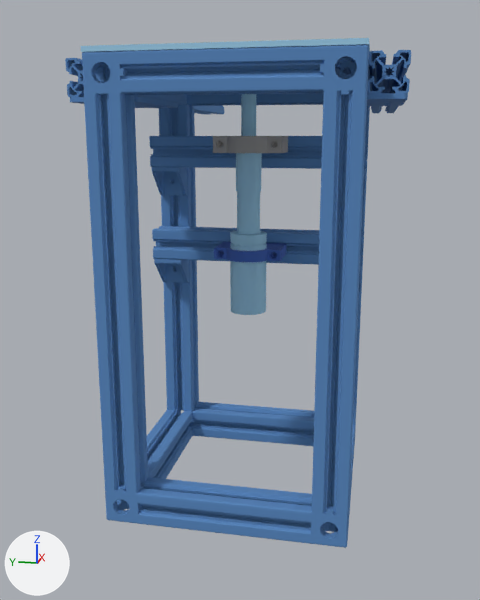
The COLLADA model ram_support/meshes/tools/visual/us_cutter_enclosure.dae as it was, and as the next commit left it.
One viewpoint serves both versions: a 50 mm camera at (-0.894, -0.17, -0.098) aimed at (0.182, 0.045, -0.367). The axes (+X, +Y, +Z) are drawn at lower left. The lights are the same throughout. Where no turn or scale is listed for an object, it has been applied to the vertices.
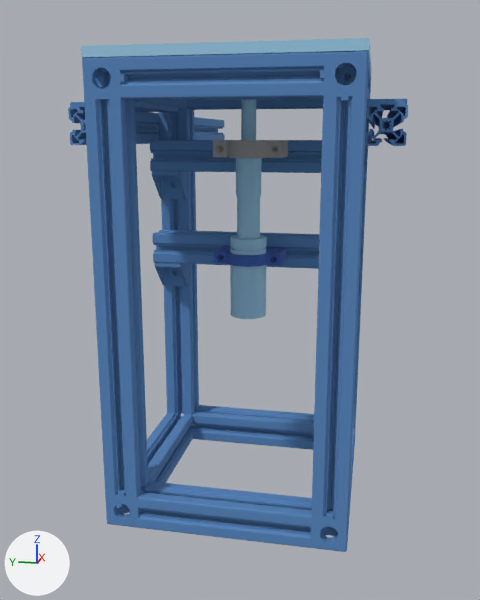
Commit message: updated us_cutter enclosure model

Location of each change, [x1, y1, x2, y2] in pixels of the pictures (480 x 600 px; the box of a moved part takes in the faces that stretch with it):
'ST-EXT-001-0225.002', moved
    before: [119, 46, 325, 96]
    after: [119, 52, 324, 101]
'ST-EXT-001-0225.007', moved
    before: [137, 477, 312, 544]
    after: [137, 481, 312, 548]
'knife', moved
    before: [230, 94, 267, 315]
    after: [230, 100, 267, 319]
'ST-EXT-001-0225.001', moved
    before: [192, 402, 314, 446]
    after: [192, 405, 314, 450]
'ST-EXT-001-0315.001', moved
    before: [149, 136, 368, 169]
    after: [150, 140, 368, 173]
'ST-EXT-001-0315', moved
    before: [152, 226, 364, 266]
    after: [152, 230, 364, 270]
'ST-EXT-001-0675.001', moved
    before: [368, 50, 411, 113]
    after: [365, 104, 408, 146]
'ST-EXT-001-0675', moved
    before: [65, 58, 224, 114]
    after: [68, 107, 225, 145]
'ST-EXT-001-0225.004', moved
    before: [141, 409, 193, 488]
    after: [141, 413, 193, 493]
'ST-GP-004-0001.001', moved
    before: [320, 45, 369, 95]
    after: [320, 51, 369, 101]
'ST-GP-004-0001.003', moved
    before: [82, 51, 127, 94]
    after: [82, 57, 128, 100]
'ST-EXT-001-0225.006', moved
    before: [187, 93, 323, 106]
    after: [187, 99, 323, 110]
'horn_mount_top', moved
    before: [213, 136, 283, 153]
    after: [213, 140, 283, 158]
'ST-GP-004-0001.004', moved
    before: [310, 501, 350, 548]
    after: [310, 503, 350, 552]
'ST-GP-004-0001.006', moved
    before: [105, 484, 142, 524]
    after: [105, 488, 142, 528]
'transducer_mount_top', moved
    before: [214, 247, 282, 262]
    after: [214, 251, 282, 267]
'ST-GP-003-0001.002', moved
    before: [152, 167, 187, 195]
    after: [152, 171, 188, 199]
'ST-GP-003-0001.001', moved
    before: [154, 259, 189, 283]
    after: [155, 263, 189, 286]
'ST-GP-001-0002.001', moved
    before: [70, 96, 178, 108]
    after: [70, 101, 178, 112]
'ST-GP-001-0002', moved
    before: [367, 93, 408, 106]
    after: [367, 99, 407, 110]
'transducer_mount_bottom', moved
    before: [216, 242, 286, 258]
    after: [216, 246, 286, 264]
part 1 of me_cuttingplate, moved or reshaped
    before: [81, 41, 370, 52]
    after: [81, 41, 372, 72]

What the commit changed:
me_cuttingplate is used by ob_cuttingplate; location (0.0, 0.0, 0.0).
me_cuttingplate had 1118 vertices, 2268 faces and spanned x -0.157..0.157, y -0.157..0.157, z -0.006..0.0.
me_cuttingplate now has 1122 vertices, 2276 faces and spans x -0.157..0.157, y -0.157..0.157, z -0.012..0.0.
me_cuttingplate part 1: 334 vertices moved from x -0.157..0.157, y -0.157..0.157, z -0.006..0.0 to x -0.157..0.157, y -0.157..0.157, z -0.012..0.0; 108 vertices removed from x -0.135..0.138, y -0.138..0.137, z -0.006..0.0; 112 vertices added at x -0.135..0.138, y -0.138..0.137, z -0.012..0.0.
Object 'ST-EXT-001-0315' (ob_st_ext_001_0315) moves from (0.09, 0.158, -0.257) to (0.09, 0.158, -0.263).
Object 'ST-EXT-001-0675' (ob_st_ext_001_0675) moves from (-0.102, 0.18, -0.0285) to (-0.102, 0.18, -0.0855).
Object 'ST-EXT-001-0315.001' (ob_st_ext_001_0315_001) moves from (0.09, 0.158, -0.119) to (0.09, 0.158, -0.125).
Object 'ST-GP-001-0002' (ob_st_gp_001_0002) moves from (-0.0135, -0.158, -0.051) to (-0.0135, -0.158, -0.057).
Object 'ST-EXT-001-0675.001' (ob_st_ext_001_0675_001) moves from (-0.102, -0.18, -0.0285) to (-0.102, -0.18, -0.0855).
Object 'ST-GP-004-0001.001' (ob_st_gp_004_0001_001) moves from (-0.112, -0.135, -0.0285) to (-0.112, -0.135, -0.0345).
Object 'transducer_mount_top' (ob_transducer_mount_top) moves from (0.018, 0.0, -0.004) to (0.018, 0.0, -0.01).
Object 'transducer_mount_bottom' (ob_transducer_mount_bottom) moves from (0.018, 0.0, -0.004) to (0.018, 0.0, -0.01).
Object 'horn_mount_top' (ob_horn_mount_top) moves from (0.018, 0.0, -0.006) to (0.018, 0.0, -0.012).
Object 'ST-EXT-001-0225.001' (ob_st_ext_001_0225_001) moves from (0.135, 0.113, -0.569) to (0.135, 0.113, -0.575).
Object 'ST-EXT-001-0225.002' (ob_st_ext_001_0225_002) moves from (-0.135, -0.113, -0.0285) to (-0.135, -0.113, -0.0345).
Object 'ST-GP-004-0001.003' (ob_st_gp_004_0001_003) moves from (-0.135, 0.113, -0.0285) to (-0.135, 0.113, -0.0345).
Object 'ST-GP-003-0001.001' (ob_st_gp_003_0001_001) moves from (0.113, 0.114, -0.28) to (0.113, 0.114, -0.286).
Object 'ST-GP-001-0002.001' (ob_st_gp_001_0002_001) moves from (-0.0135, 0.158, -0.051) to (-0.0135, 0.158, -0.057).
Object 'ST-GP-004-0001.004' (ob_st_gp_004_0001_004) moves from (-0.135, -0.135, -0.546) to (-0.135, -0.135, -0.552).
Object 'ST-EXT-001-0225.004' (ob_st_ext_001_0225_004) moves from (-0.112, 0.135, -0.569) to (-0.112, 0.135, -0.575).
Object 'ST-GP-003-0001.002' (ob_st_gp_003_0001_002) moves from (0.113, 0.114, -0.142) to (0.113, 0.114, -0.148).
Object 'ST-GP-004-0001.006' (ob_st_gp_004_0001_006) moves from (-0.135, 0.135, -0.546) to (-0.135, 0.135, -0.552).
Object 'ST-EXT-001-0225.006' (ob_st_ext_001_0225_006) moves from (0.135, 0.113, -0.0285) to (0.135, 0.113, -0.0345).
Object 'ST-EXT-001-0225.007' (ob_st_ext_001_0225_007) moves from (-0.135, 0.113, -0.569) to (-0.135, 0.113, -0.575).
Object 'knife' (ob_knife) moves from (0.018, 0.0, -0.006) to (0.018, 0.0, -0.012).
